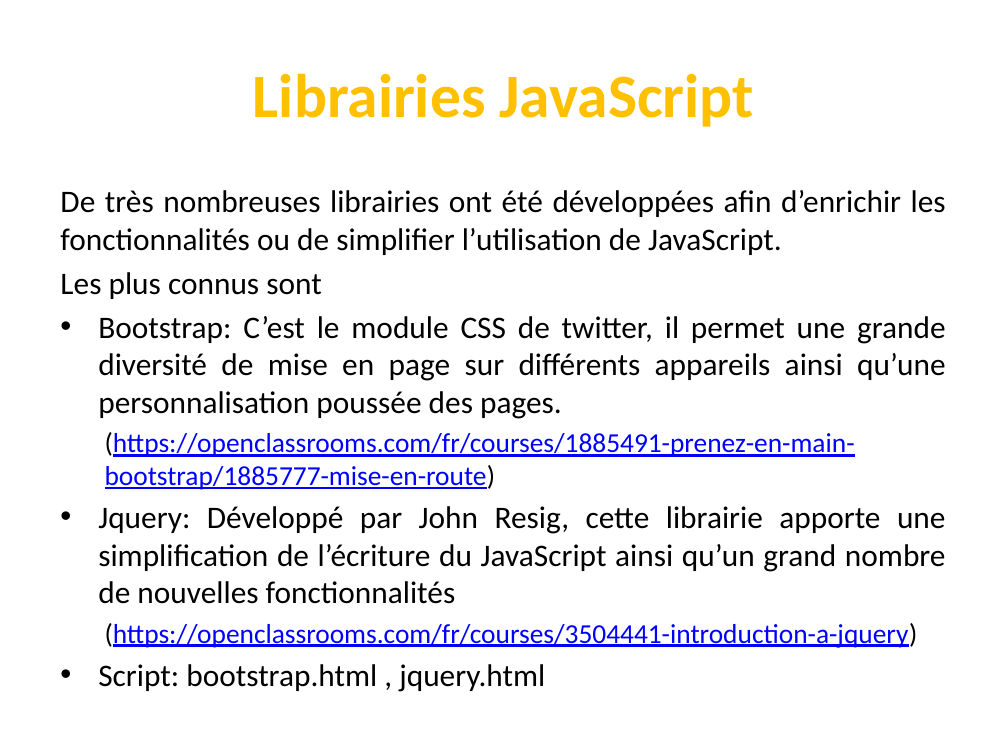
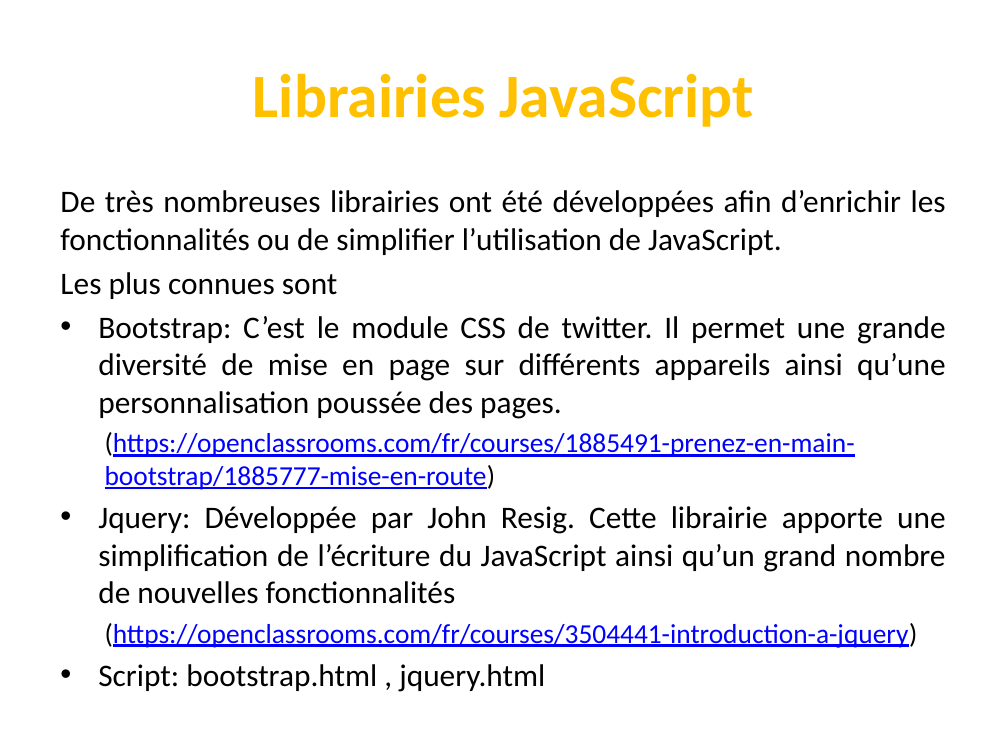
Before and after one commit to codeRoomMarseille/JavaScript_20180914, a slide deck: slide 30 of javascript.pptx. Drawn at 1008x756 pixels with LibreOffice and Linux fonts; fonts in the diff are those of the drawing. Boxes give left, top, right and bottom in pixels: in the first picture for what was removed or moved away, otherwise in the second. Text is boxed around its words. In the diff, an @@ line names an element or a change of style, - is before the commit and + after.

```diff
--- a/javascript.pptx
+++ b/javascript.pptx
@@ text at [60,272,946,419]: text changed @@
-Les plus connus sont
-• Bootstrap: C’est le module CSS de twitter, il permet une grande diversité de mise en page sur différents appareils ainsi qu’une personnalisation poussée des pages.
+Les plus connues sont
+• Bootstrap: C’est le module CSS de twitter. Il permet une grande diversité de mise en page sur différents appareils ainsi qu’une personnalisation poussée des pages.
@@ text at [98,506,946,604]: text changed @@
-• Jquery: Développé par John Resig, cette librairie apporte une simplification de l’écriture du JavaScript ainsi qu’un grand nombre de nouvelles fonctionnalités
+• Jquery: Développée par John Resig. Cette librairie apporte une simplification de l’écriture du JavaScript ainsi qu’un grand nombre de nouvelles fonctionnalités
```
Also in this commit, not shown: 21 other slides changed.
